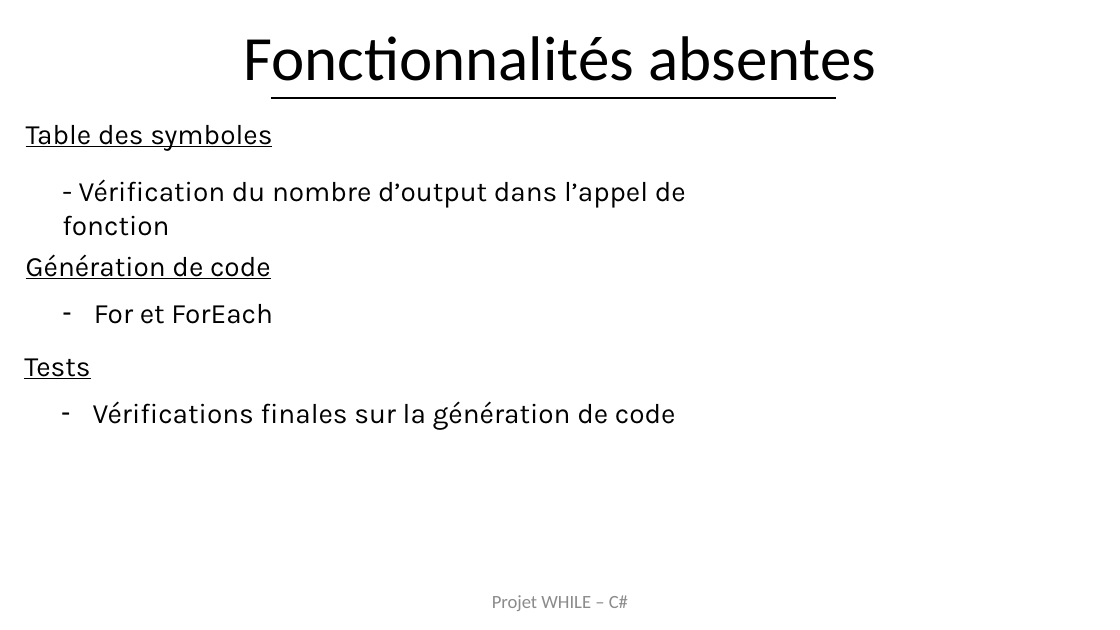
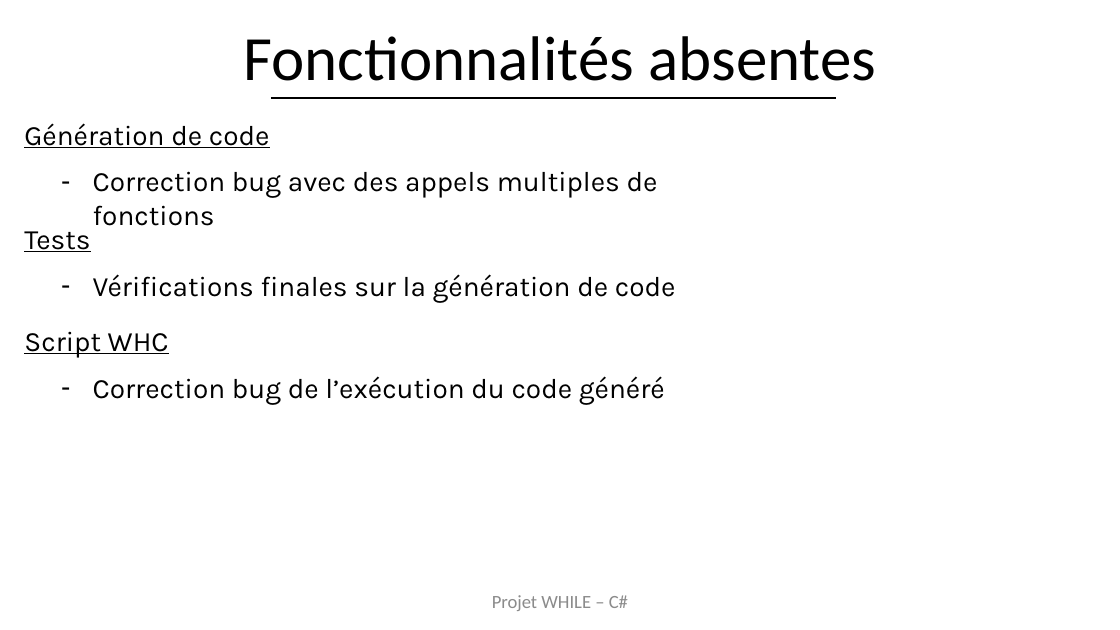
Before and after one commit to Kapcash/Compilation, a slide deck: slide 3 of Documents/Présentation/Presentation 10-01-17.pptx. Drawn at 1120x630 pixels with LibreOffice and Linux fonts; fonts in the diff are those of the drawing; background and template pictures are left out. Boxes give left, top, right and bottom in pixels: in the first picture for what was removed or moved away, otherwise in the second. Text is boxed around its words. In the diff, an @@ line names an element or a change of style, - is before the commit and + after.

Commit message:
Fixed pp (hd, tl, aff multiple)

```diff
--- a/Documents/Présentation/Presentation 10-01-17.pptx
+++ b/Documents/Présentation/Presentation 10-01-17.pptx
@@ text "Génération de code": place and size @@
-text "Génération de code" at bbox=[26, 254, 271, 279]
+text "Génération de code" at bbox=[24, 123, 270, 148]
@@ text removed at bbox=[26, 125, 272, 151] @@
-Table des symboles
@@ text removed at bbox=[79, 179, 686, 208] @@
-- Vérification du nombre d’output dans l’appel de fonction
@@ text added at bbox=[93, 171, 658, 226], 24 pt, text #000000 @@
+– Correction bug avec des appels multiples de fonctions
@@ text "Tests": place and size @@
-text "Tests" at bbox=[24, 358, 90, 379]
+text "Tests" at bbox=[24, 231, 90, 252]
@@ text "Vérifications finales sur la génération ...": place and size @@
-text "Vérifications finales sur la génération ..." at bbox=[93, 401, 676, 429]
+text "Vérifications finales sur la génération ..." at bbox=[93, 274, 676, 302]
@@ text removed at bbox=[94, 304, 273, 324] @@
-– For et ForEach
@@ text added at bbox=[24, 331, 169, 358], 24 pt, text #000000, underline @@
+Script WHC
@@ text added at bbox=[93, 376, 665, 404], 24 pt, text #000000 @@
+– Correction bug de l’exécution du code généré
```
Also in this commit, not shown: 6 other files.
